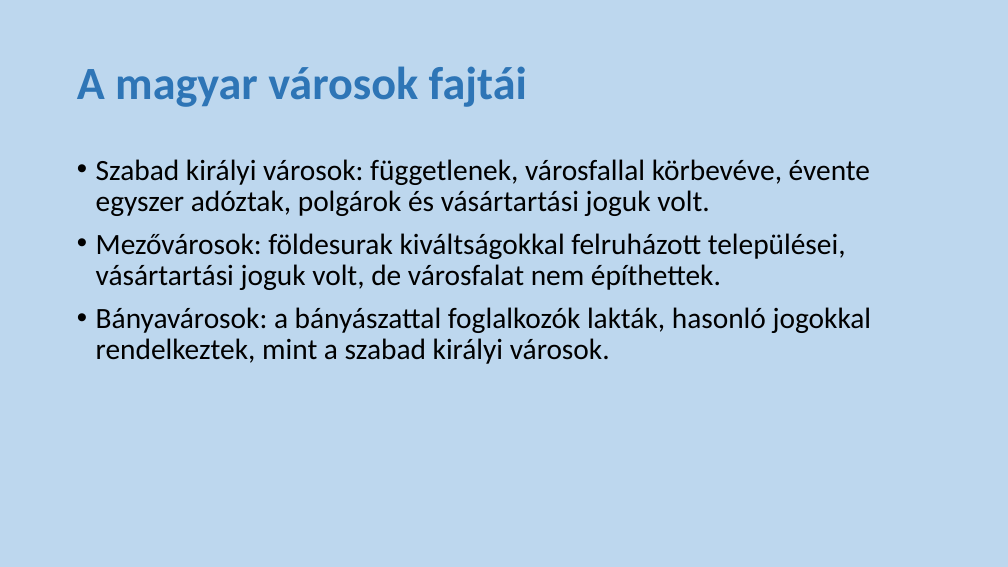
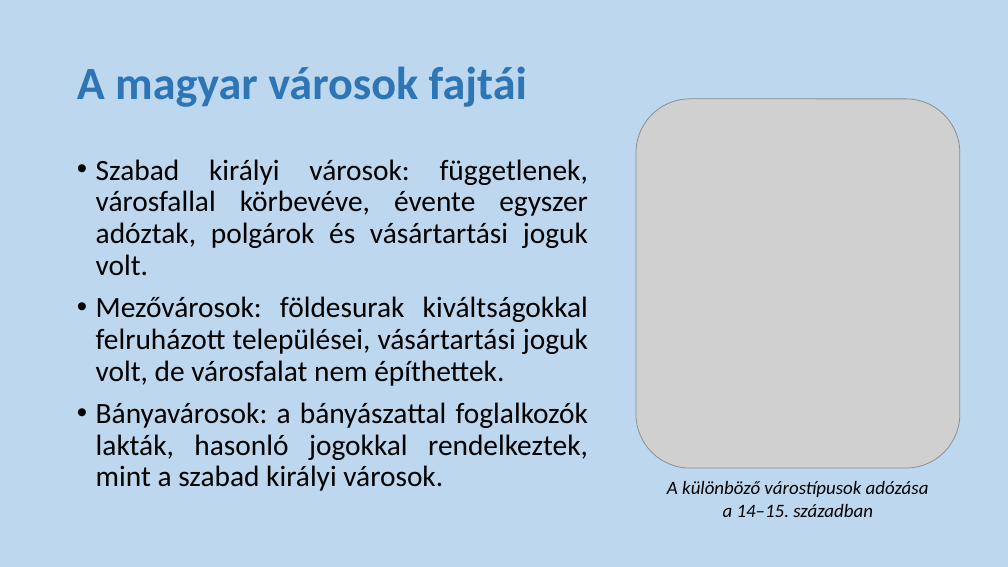
Before and after one commit to gyergyakliviusz/tori_tetelek, a slide deck: slide 6 of 14. Károly Róbert gazdasági reformjai. A magyar városfejlődés korai szakasza.pptx. Drawn at 1008x567 pixels with LibreOffice and Linux fonts; fonts in the diff are those of the drawing; grey boxes stand for pictures. Boxes give left, top, right and bottom in pixels: in the first picture for what was removed or moved away, otherwise in the second. Text is boxed around its words. In the diff, an @@ line names an element or a change of style, - is before the commit and + after.

```diff
--- a/14. Károly Róbert gazdasági reformjai. A magyar városfejlődés korai szakasza.pptx
+++ b/14. Károly Róbert gazdasági reformjai. A magyar városfejlődés korai szakasza.pptx
@@ picture added at (636, 99, 960, 468) @@
@@ text "Szabad királyi városok: függetlenek, városfallal ..." at (96, 159, 588, 491): alignment left to justified @@
@@ text added at (667, 481, 929, 517), 18 pt, text #000000, italic @@
+A különböző várostípusok adózása
+a 14–15. században
```
Also in this commit, not shown: 3 other slides changed, 8 other files.
